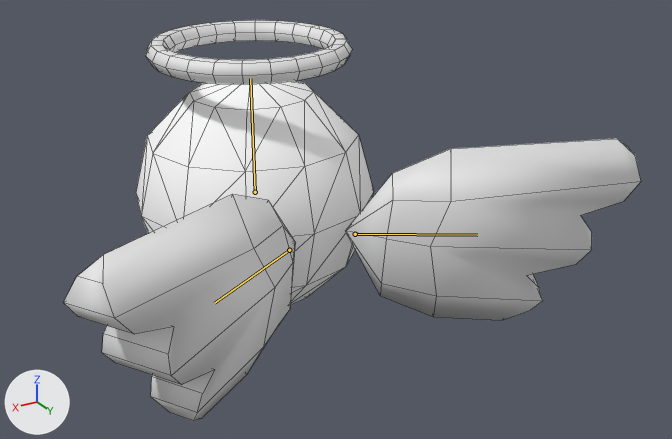
The Blender file Buypartisan/Assets/Models/Hats/Angel.blend, before and after one commit.
The view is the same before and after, from a 50 mm lens placed at (0.879, 1.831, 0.797), pointed at (-0.072, 0.246, 0.005). Lighting does not change. The marker at lower left points along +X, +Y and +Z. The bones that bend it are drawn over the model as lines. Mesh edges are drawn as thin lines.
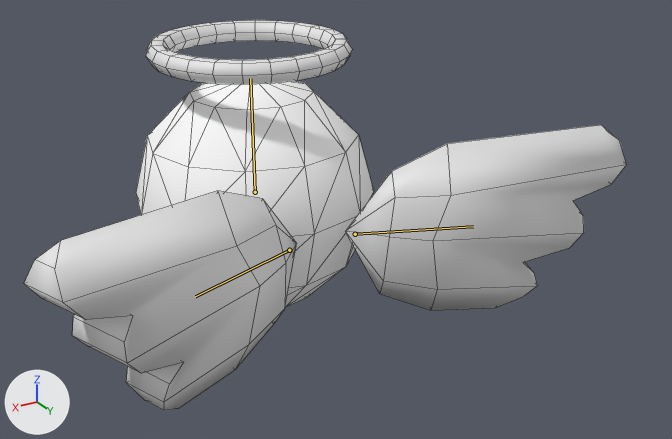
The newer file adds an action. The first version stands in its rest pose; the second is drawn at frame 33 of the action 'Flutter2'.

Where the change shows, as pixel boxes (x1, y1, x2, y2) in the pictures (672 x 439 px):
'Circle', posed
    before: (63, 139, 641, 421)
    after: (24, 125, 626, 410)
bone 'Bone.001', root to tip
    before: (289, 250) to (214, 303)
    after: (289, 250) to (195, 296)
bone 'Bone.002', root to tip
    before: (355, 234) to (477, 235)
    after: (355, 234) to (473, 226)

The change in detail:
Bone 'Bone.001' (bone_bone_001) turns from (0, 0, 0) to (10, 0, 0) degrees about its own x, y and z.
Bone 'Bone.002' (bone_bone_002) turns from (0, 0, 0) to (-10, 0, 0) degrees about its own x, y and z.
